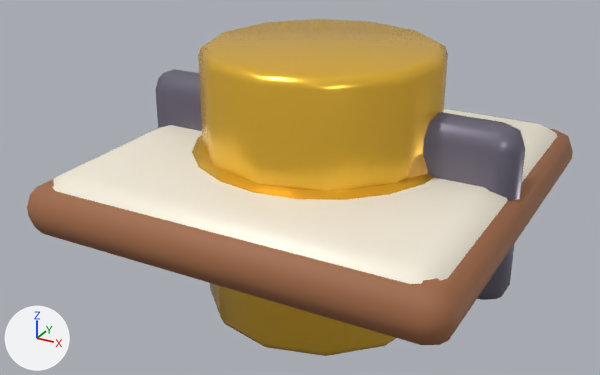
Renders of the Blender file art/blender/source/factory-kit.blend from each side of a commit.
Before and after are seen from a camera (50 mm lens) standing at (0.836, -1.628, 0.776) and looking at (-0.042, -0.033, -0.021). The axes (+X, +Y, +Z) are drawn at lower left. The lights are the same throughout. The picture after the commit comes second.

Names of what the first picture shows: 'checkpoint', 'gear', 'tile_base', 'tile_underlay', 'wall' and 1 more.
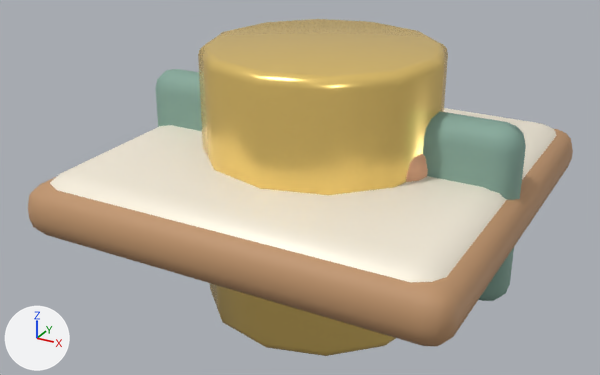
What the commit changed:
Material 'Warm wood' (mat_warm_wood) changes colour from brown #a06945 to brown #c0956c; in linear values from (0.35, 0.14, 0.06) to (0.53, 0.3, 0.15).
Material 'Checkpoint gold' (mat_checkpoint_gold) changes colour from yellow #fac53f to yellow #fdd87c; in linear values from (0.96, 0.56, 0.05) to (0.98, 0.69, 0.2).
Material 'Sage enamel' (mat_sage_enamel) is new.
Its base color is (0.24, 0.4, 0.33) (greyish green #86aa9b).
Its metallic is 0.05.
Its roughness is 0.65.
me_cube_001 is used by ob_tile_underlay; location (0.0, 0.0, 0.0).
me_cube_001 had 56 vertices, 54 faces and spanned x -0.49..0.49, y -0.49..0.49, z -0.06..0.06.
me_cube_001 now has 96 vertices, 98 faces and spans x -0.49..0.49, y -0.49..0.49, z -0.06..0.06.
me_cube_001 part 1: 32 vertices removed from x -0.475..0.475, y -0.475..0.475, z -0.045..0.045; 72 vertices added at x -0.483..0.483, y -0.483..0.483, z -0.053..0.053.
me_cube_002 is used by ob_wall; location (0.0, 0.0, 0.0).
me_cube_002 had 56 vertices, 54 faces and spanned x -0.47..0.47, y -0.05..0.05, z -0.21..0.21.
me_cube_002 now has 96 vertices, 98 faces and spans x -0.47..0.47, y -0.05..0.05, z -0.21..0.21.
me_cube_002 part 2: 32 vertices removed from x -0.455..0.455, y -0.035..0.035, z -0.195..0.195; 72 vertices added at x -0.463..0.463, y -0.043..0.043, z -0.203..0.203.
me_cube_002 part 3: 6 faces spanning x -0.47..0.47, y -0.05..0.05, z -0.21..0.21 switch from mat_plum_steel (grey #7c7686) to mat_sage_enamel (greyish green #86aa9b).
me_torus is used by ob_gear; location (0.0, 0.0, 0.0).
me_torus had 160 vertices, 160 faces and spanned x -0.37..0.37, y -0.37..0.37, z -0.09..0.09.
me_torus now has 928 vertices, 944 faces and spans x -0.38..0.38, y -0.38..0.38, z -0.075..0.075.
me_torus part 4: 160 vertices removed from x -0.37..0.37, y -0.37..0.37, z -0.09..0.09; 928 vertices added at x -0.38..0.38, y -0.38..0.38, z -0.075..0.075.
me_cylinder is used by ob_checkpoint; location (0.0, 0.0, 0.0).
me_cylinder had 72 vertices, 62 faces and spanned x -0.28..0.28, y -0.28..0.28, z -0.325..0.325.
me_cylinder now has 96 vertices, 86 faces and spans x -0.28..0.28, y -0.28..0.28, z -0.325..0.325.
me_cylinder part 5: 12 vertices removed from x -0.272..0.272, y -0.272..0.272, z -0.318; 24 vertices added at x -0.277..0.277, y -0.277..0.277, z -0.322..-0.312.
me_cylinder part 6: 12 vertices removed from x -0.272..0.272, y -0.272..0.272, z 0.318; 24 vertices added at x -0.277..0.277, y -0.277..0.277, z 0.312..0.322.

Location of each change, [x1, y1, x2, y2] in pixels of the pictures (600 x 375 px; the box of a moved part takes in the faces that stretch with it):
'checkpoint', recoloured, reshaped: [198, 19, 448, 356] in both
'tile_underlay', recoloured, reshaped: before [27, 129, 573, 345]; after [28, 129, 573, 346]
'wall', reshaped: before [155, 69, 525, 300]; after [155, 69, 526, 301]
'gear', recoloured: [192, 135, 434, 200] in both
part 1 of me_cube_001, built on: before [27, 130, 573, 345]; after [28, 129, 573, 346]
part 2 of me_cube_002, built on: before [155, 69, 525, 300]; after [155, 69, 526, 301]
part 3 of me_cube_002, recoloured: [163, 94, 495, 190] in both
part 4 of me_torus, cut back: before [192, 135, 434, 200]
part 5 of me_cylinder, moved or reshaped: [222, 319, 396, 356] in both
part 6 of me_cylinder, moved or reshaped: before [198, 30, 448, 91]; after [198, 23, 448, 91]
